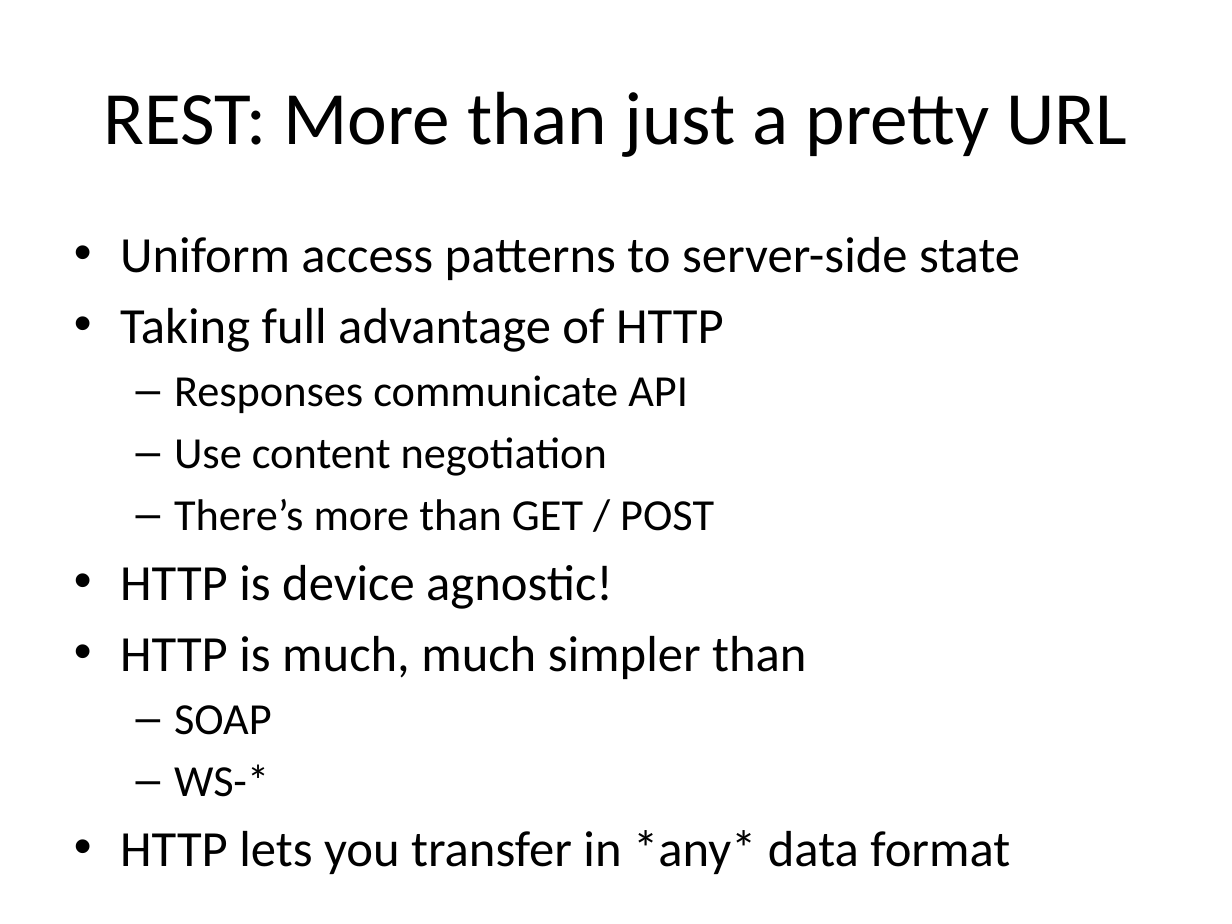
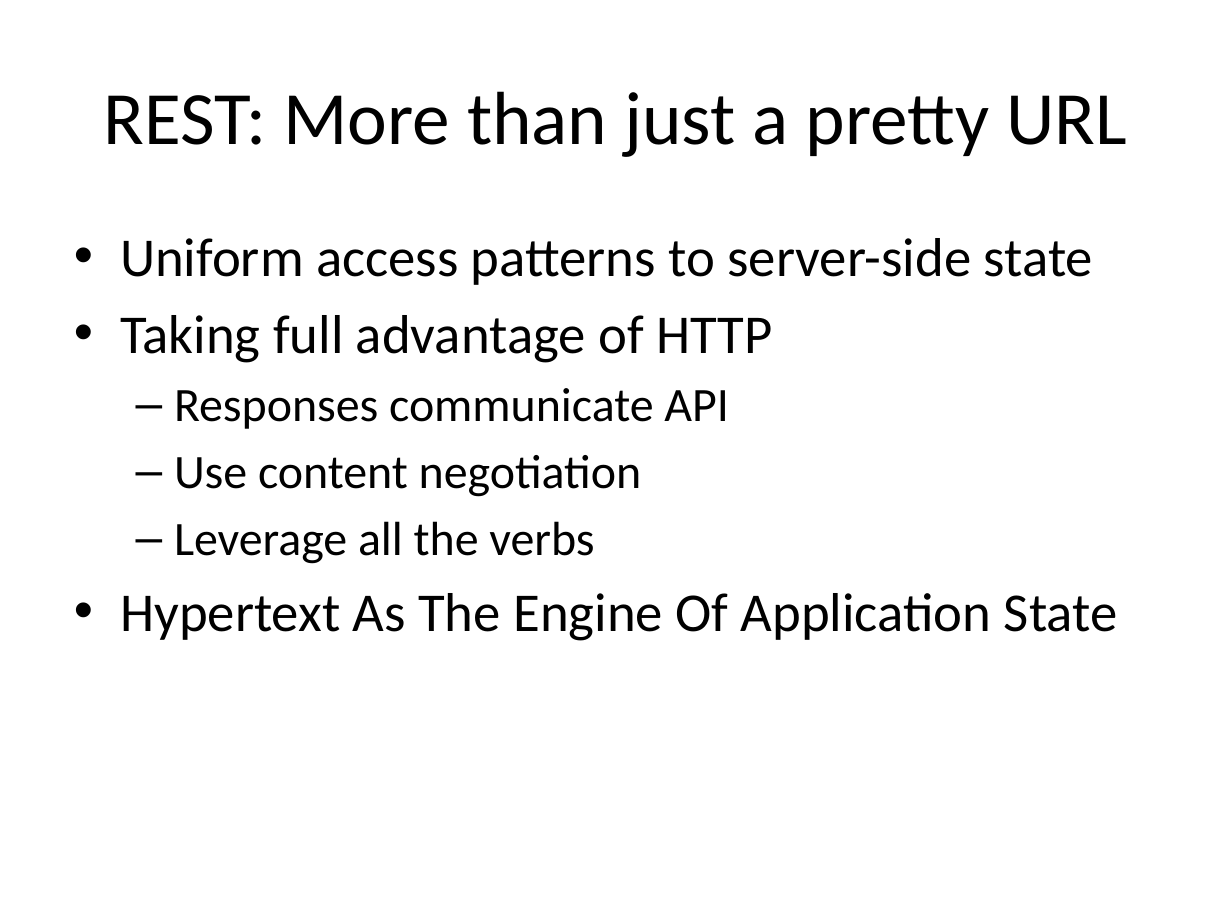
Before and after one commit to vaporworks/Devlink2011-REST-WebClient, a slide deck: slide 12 of PowerPoint/joint_talk_notes.pptx (slide 13 before the commit). Drawn at 1232x924 pixels with LibreOffice and Linux fonts; fonts in the diff are those of the drawing. Boxes give left, top, right and bottom in pixels: in the first picture for what was removed or moved away, otherwise in the second. Text is boxed around its words. In the diff, an @@ line names an element or a change of style, - is before the commit and + after.

```diff
--- a/PowerPoint/joint_talk_notes.pptx
+++ b/PowerPoint/joint_talk_notes.pptx
@@ text at <box>120,238,1093,497</box>: size 29.6 to 32 pt in "Uniform access patterns to server-side state", "Taking full advantage of HTTP"; size 25.9 to 28 pt in "Responses communicate API", "Use content negotiation" @@
@@ text at <box>120,521,1118,641</box>: text changed; size 29.6 to 32 pt @@
-  – There’s more than GET / POST
-• HTTP is device agnostic!
-• HTTP is much, much simpler than
-  – SOAP
-  – WS-*
-• HTTP lets you transfer in *any* data format
+  – Leverage all the verbs
+• Hypertext As The Engine Of Application State
```
Also in this commit, not shown: 3 other slides changed, 7 slides added, 6 slides removed.
